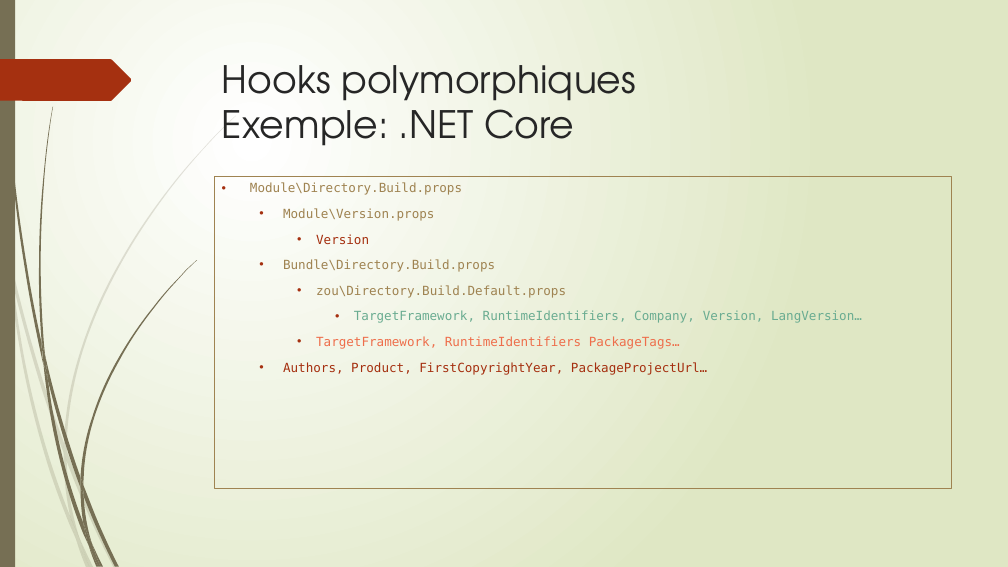
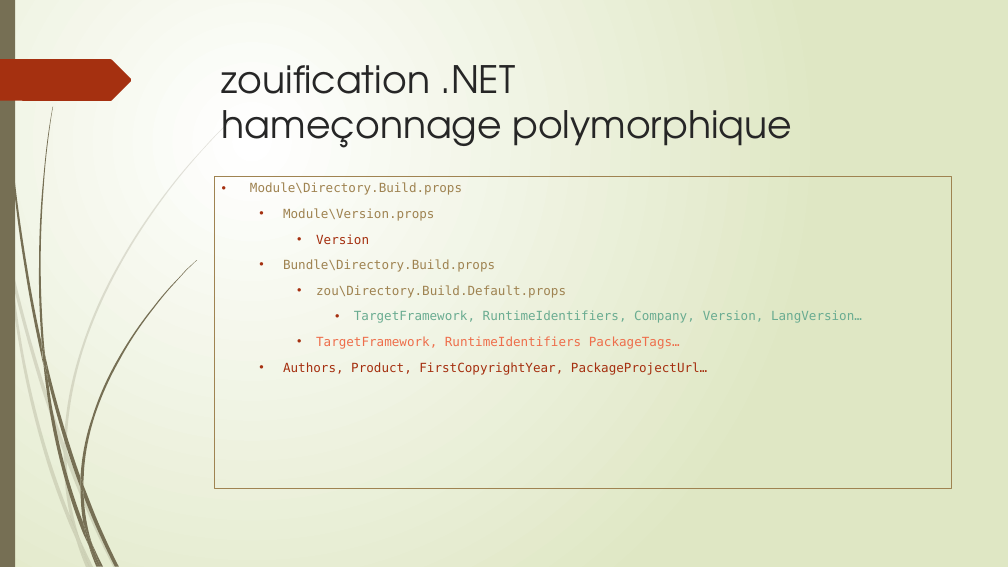
Before and after one commit to epsitec-sa/zou, a slide deck: slide 11 of .Documentation/zou ou la recette du succès.pptx (slide 9 before the commit). Drawn at 1008x567 pixels with LibreOffice and Linux fonts; fonts in the diff are those of the drawing. Boxes give left, top, right and bottom in pixels: in the first picture for what was removed or moved away, otherwise in the second. Text is boxed around its words. In the diff, an @@ line names an element or a change of style, - is before the commit and + after.

```diff
--- a/.Documentation/zou ou la recette du succès.pptx
+++ b/.Documentation/zou ou la recette du succès.pptx
@@ title at <box>222,65,792,148</box>: text changed @@
-Hooks polymorphiques
-Exemple: .NET Core
+zouification .NET
+hameçonnage polymorphique
```
Also in this commit, not shown: 6 other slides changed, 3 slides added.
